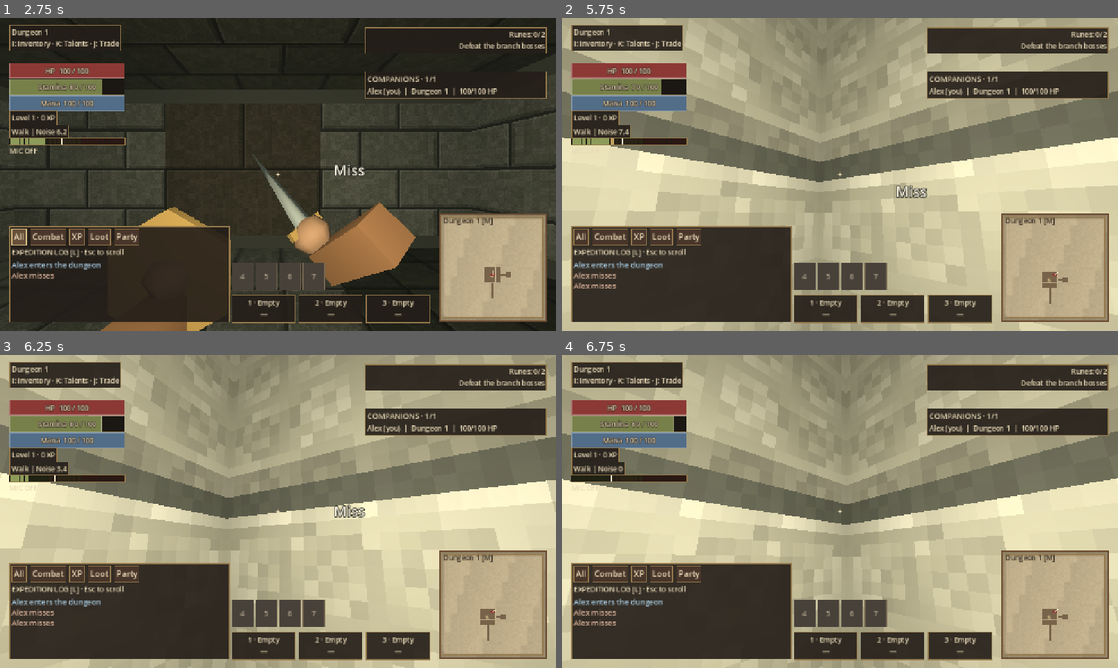
Above: before the commit, frames 1-4 (two rows, left to right).
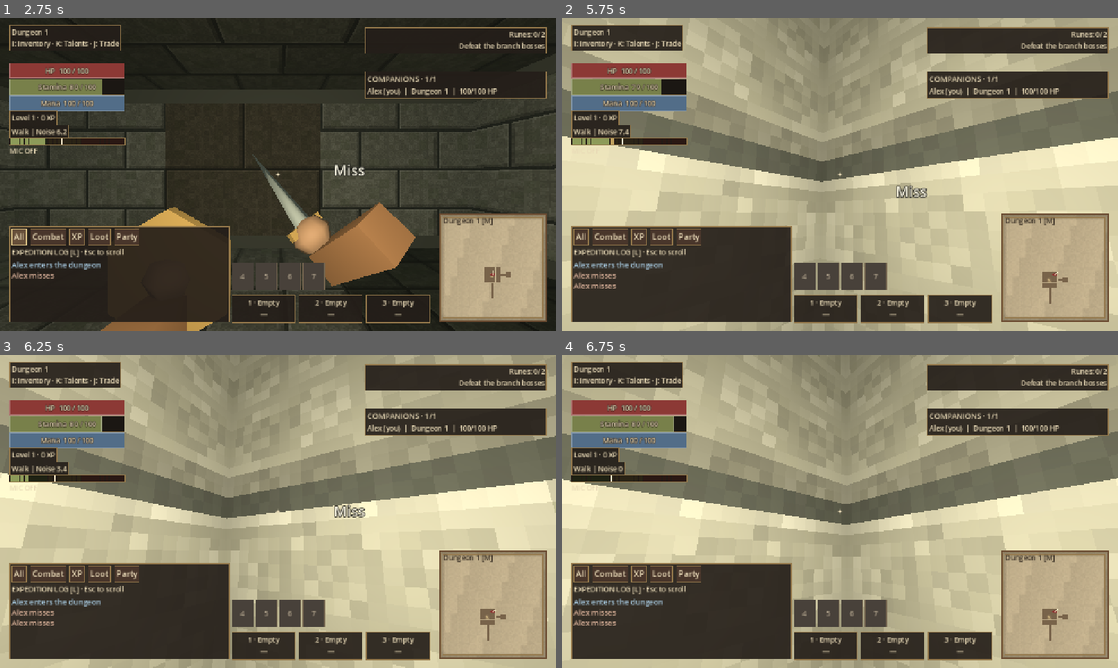
Above: after the commit, the same moments.

Repository: tdonnenfeld/LABIJ
Game: Godot game, scene res://game/main.tscn
The game is run twice, just before and just after one commit, with the same random seed, the same clock (stepped at 60 frames per second) and the same inputs. Sound files missing from this copy of the repository are replaced by a short silence.
Inputs (mouse positions are in pixels of both pictures, inside the frame that each line leads up to):
- Up to frame 1 (2.75 s): click (200, 83) at 0.52 s; type "Alex" at 0.6 s; click "Solo" at 1.25 s; click "All" at 2 s
- Up to frame 2 (5.75 s): tap Enter at 2.75 s; move the mouse to (867, 174) at 2.77 s; hold Shift 2.78-3.53 s; hold W from 2.78 s (still down); click (867, 174) at 2.92 s; move the mouse to (812, 174) at 3.52 s; tap 0 at 3.6 s; move the mouse to (851, 168) at 4.27 s; hold Alt 4.28-5.03 s; move the mouse to (834, 180) at 5.02 s; tap Ctrl at 5.1 s; click (834, 180) at 5.17 s
- Up to frame 3 (6.25 s): keep holding W; move the mouse to (316, 514) at 5.77 s; tap E at 5.85 s
- Up to frame 4 (6.75 s): keep holding W; move the mouse to (795, 508) at 6.52 s; tap F at 6.6 s

Frame 1 is identical in both runs. In frame 2, 1.2% of the frame differs, in the area x 0-84%, y 0-100%; in frame 3, 0.2%; in frame 4, less than 0.1%.

Commit message:
Generate deterministic doors at selected corridor entrances

Diff:
--- a/game/dungeon.gd
+++ b/game/dungeon.gd
@@ -4,6 +4,7 @@
 const SINGLE_FILE := 1.2
 const PASSING := 1.9
 const SIDES := [Vector2i.UP, Vector2i.DOWN, Vector2i.LEFT, Vector2i.RIGHT]
+const Door = preload("res://game/dungeon_door.gd")
 const VisualBuilder = preload("res://game/visuals/dungeon_visual_builder.gd")
 var visual_builder: Node3D
 var visual_seed := 0
@@ -29,6 +30,7 @@
 var secret_direction := Vector2i.ZERO
 var secret_door: StaticBody3D
 var secret_open := false
+var doors: Dictionary = {}
 
 func generate(seed_value: int, render_geometry: bool = true, room_count: int = 9, boss_room: bool = false, theme_id: int = 0, defer_visuals: bool = false) -> void:
 	visual_seed = seed_value
@@ -58,6 +60,7 @@
 	for block in corridor_blocks:
 		add_box(block[0], block[1], wall_material)
 
+	build_doors(seed_value)
 	if visual and not debug_geometry and not defer_visuals:
 		ensure_visuals()
 	if not hidden_tiles.is_empty():
@@ -322,3 +325,41 @@
 	if not hidden_tiles.is_empty():
 		styles.append(Rect2i(hidden_room - Vector2i.ONE, Vector2i(3, 3)))
 	visual_builder.build(render_tiles, visual_seed, corridor_blocks, visual_theme, styles)
+
+func build_doors(seed_value: int) -> void:
+	var cells: Array = corridor_widths.keys()
+	cells.sort()
+	var chosen: Array[Vector2i] = []
+	for cell in cells:
+		if hidden_tiles.has(cell) or cell.distance_to(Vector2i.ZERO) < 3.0 or cell.distance_to(end_cell) < 2.0:
+			continue
+		var data: Dictionary = corridor_widths[cell]
+		var axis: Vector2i = data.axis
+		if not room_tiles.has(cell + axis) and not room_tiles.has(cell - axis):
+			continue
+		if posmod(cell.x * 71 + cell.y * 37 + seed_value, 3) == 0:
+			continue
+		var near := false
+		for other in chosen:
+			if cell.distance_to(other) < 3.0:
+				near = true
+				break
+		if near:
+			continue
+		chosen.append(cell)
+		var door := Door.new()
+		door.name = "Door_%d_%d" % [cell.x, cell.y]
+		add_child(door)
+		door.setup(Vector3(cell.x * CELL, 0, cell.y * CELL), axis, data.width, "wood" if posmod(cell.x + cell.y + seed_value, 3) != 0 else "iron", visual)
+		door.set_open(false)
+		doors[cell] = door
+
+func nearby_door(at: Vector3, reach: float = 1.8) -> Node3D:
+	var closest: Node3D
+	var best := reach
+	for door in doors.values():
+		var distance := Vector2(at.x - door.global_position.x, at.z - door.global_position.z).length()
+		if distance < best:
+			best = distance
+			closest = door
+	return closest
